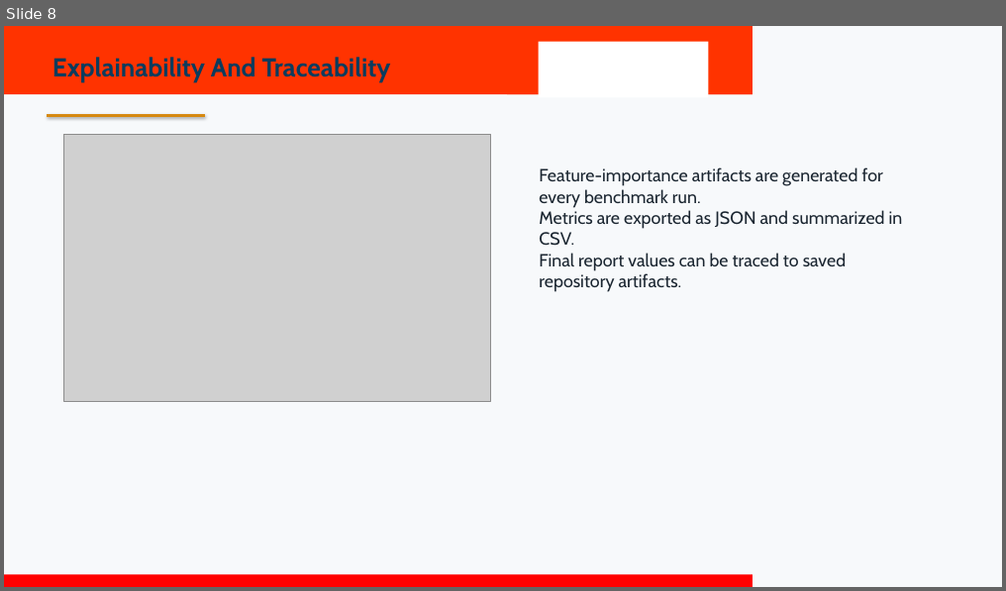
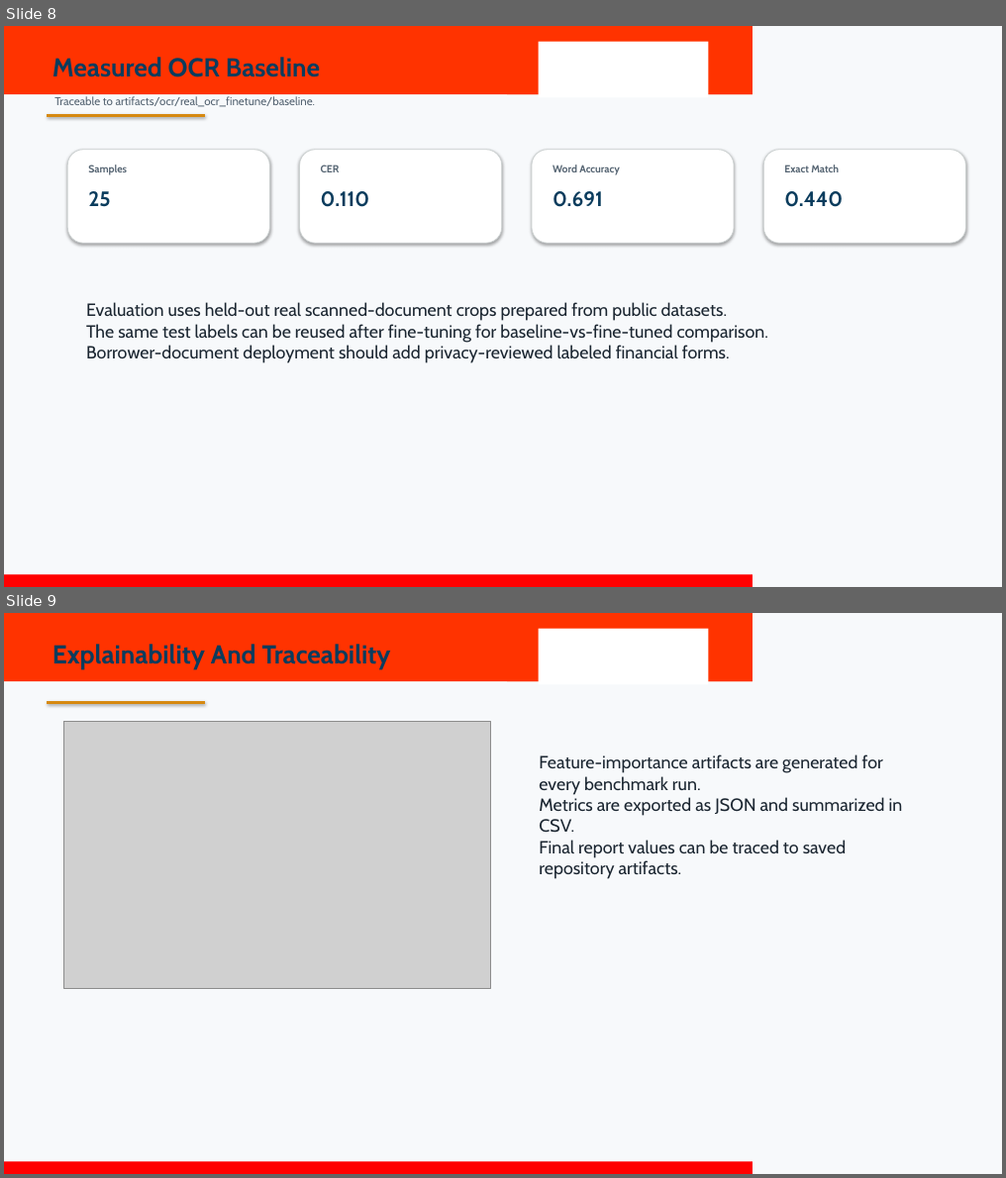
Before and after one commit to omsenpaiii/CreditScoringModel, a slide deck: Report and PPT/Final_COOP2_External_Presentation.pptx. Shown one above the other, each under a label of ours: slide 8 before the commit, slides 8 and 9 after it. The pictures are 1006x591 and 1006x1178 pixels, drawn with LibreOffice and Linux fonts; fonts in the diff are those of the drawing; grey boxes stand for pictures; background and template pictures are left out. Boxes give left, top, right and bottom in pixels: in the first picture for what was removed or moved away, otherwise in the second. Text is boxed around its words. In the diff, an @@ line names an element or a change of style, - is before the commit and + after.

Commit message:
Add real OCR fine-tuning package

```diff
--- a/Report and PPT/Final_COOP2_External_Presentation.pptx
+++ b/Report and PPT/Final_COOP2_External_Presentation.pptx
@@ slide 8 added at bbox=[4, 26, 1002, 587], background #F7F9FB; not listed: 4 template elements that a slide beside it also shows @@
@@ text added at bbox=[53, 57, 320, 77], 25 pt, text #0B3C5D, bold @@
+Measured OCR Baseline
@@ rectangle added at bbox=[48, 114, 205, 116], fill #D68910, outline #D68910 0.75 pt @@
@@ text added at bbox=[54, 96, 315, 107], 11 pt, text #566573 @@
+Traceable to artifacts/ocr/real_ocr_finetune/baseline.
@@ rounded rectangle added at bbox=[67, 150, 269, 243], fill #FFFFFF, outline #CCD1D1 0.75 pt @@
@@ text added at bbox=[88, 165, 127, 175], 10 pt, text #566573, bold @@
+Samples
@@ rounded rectangle added at bbox=[300, 150, 502, 243], fill #FFFFFF, outline #CCD1D1 0.75 pt @@
@@ text added at bbox=[321, 165, 340, 173], 10 pt, text #566573, bold @@
+CER
@@ rounded rectangle added at bbox=[532, 150, 734, 243], fill #FFFFFF, outline #CCD1D1 0.75 pt @@
@@ text added at bbox=[552, 165, 620, 175], 10 pt, text #566573, bold @@
+Word Accuracy
@@ rounded rectangle added at bbox=[764, 150, 966, 243], fill #FFFFFF, outline #CCD1D1 0.75 pt @@
@@ text added at bbox=[784, 165, 839, 173], 10 pt, text #566573, bold @@
+Exact Match
@@ text added at bbox=[88, 191, 110, 207], 20 pt, text #0B3C5D, bold @@
+25
@@ text added at bbox=[321, 191, 369, 207], 20 pt, text #0B3C5D, bold @@
+0.110
@@ text added at bbox=[552, 191, 603, 207], 20 pt, text #0B3C5D, bold @@
+0.691
@@ text added at bbox=[784, 191, 843, 207], 20 pt, text #0B3C5D, bold @@
+0.440
@@ text added at bbox=[86, 302, 768, 364], 17 pt, text #1B2631 @@
+Evaluation uses held-out real scanned-document crops prepared from public datasets.
+The same test labels can be reused after fine-tuning for baseline-vs-fine-tuned comparison.
+Borrower-document deployment should add privacy-reviewed labeled financial forms.
@@ what was slide 8 is now slide 9 @@
```
Also in this commit, not shown: 2 slides changed, 1 other slide added, 1 slide removed, 23 other files.
